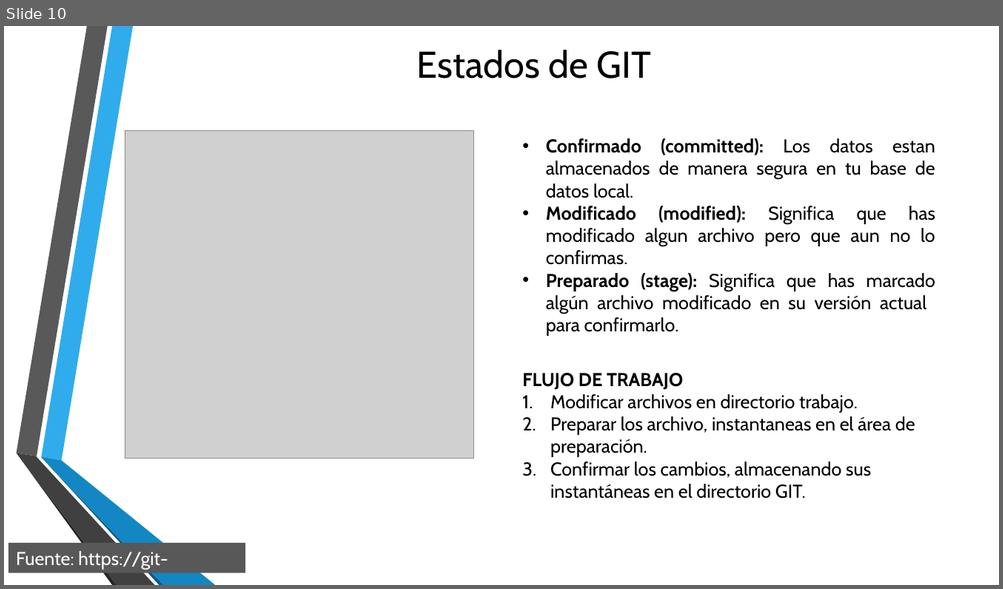
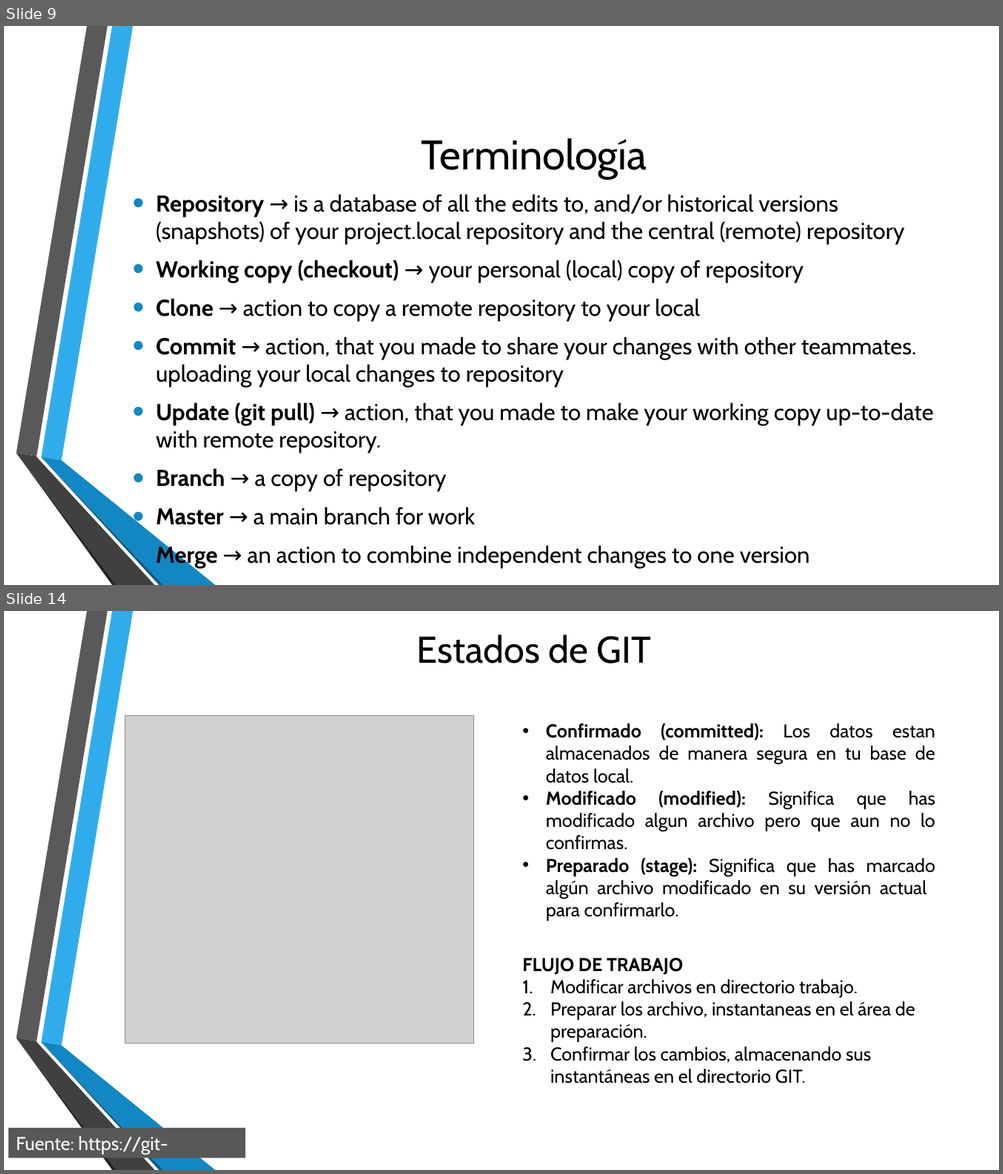
Before and after one commit to campus-digital/tutorialgit, a slide deck: documentos/Presentación3.pptx. Shown one above the other, each under a label of ours: slide 10 before the commit, slides 9 and 14 after it; the slides between them are not shown. The pictures are 1003x589 and 1003x1174 pixels, drawn with LibreOffice and Linux fonts; fonts in the diff are those of the drawing; grey boxes stand for pictures; background and template pictures are left out. Boxes give left, top, right and bottom in pixels: in the first picture for what was removed or moved away, otherwise in the second. Text is boxed around its words. In the diff, an @@ line names an element or a change of style, - is before the commit and + after.

```diff
--- a/documentos/Presentación3.pptx
+++ b/documentos/Presentación3.pptx
@@ slide 9 added at [4,26,999,585], background picture (left out); not listed: 6 template elements that a slide beside it also shows @@
@@ title added at [421,138,646,179], 40 pt, text #000000 @@
+Terminología
@@ text added at [156,194,933,569], 22.2 pt, text #000000 @@
+• Repository → is a database of all the edits to, and/or historical versions (snapshots) of your project.local repository and the central (remote) repository
+• Working copy (checkout) → your personal (local) copy of repository
+• Clone → action to copy a remote repository to your local
+• Commit → action, that you made to share your changes with other teammates. uploading your local changes to repository
+• Update (git pull) → action, that you made to make your working copy up-to-date with remote repository.
+• Branch → a copy of repository
+• Master → a main branch for work
+• Merge → an action to combine independent changes to one version
@@ what was slide 10 is now slide 14 @@
```
Also in this commit, not shown: 8 slides changed, 4 other slides added.
